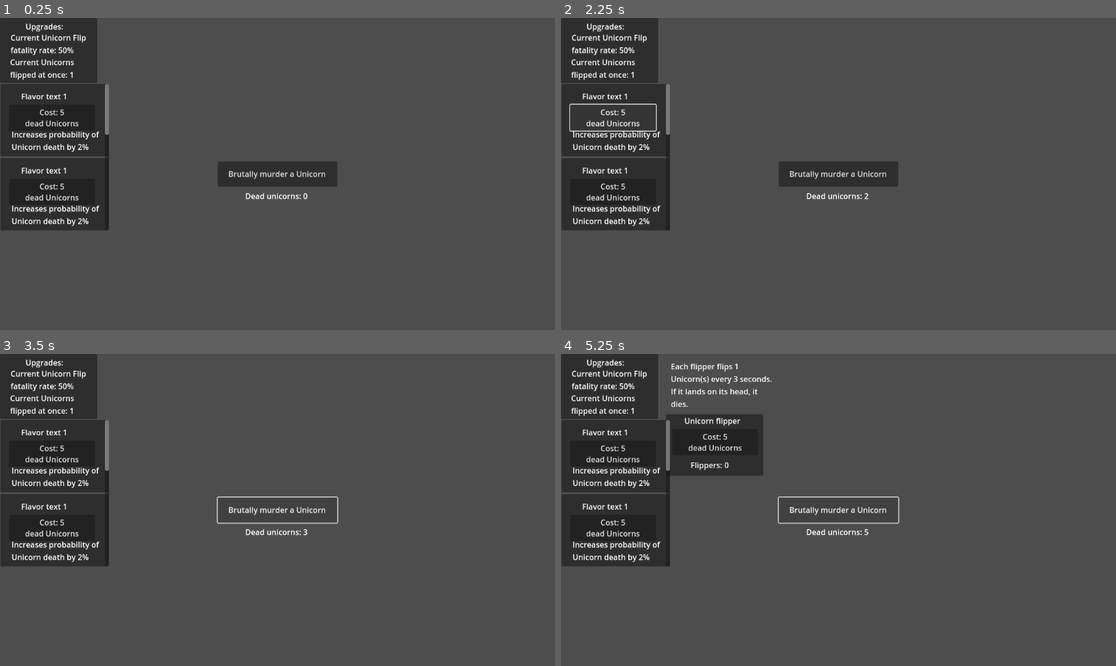
Above: before the commit, frames 1-4 (two rows, left to right).
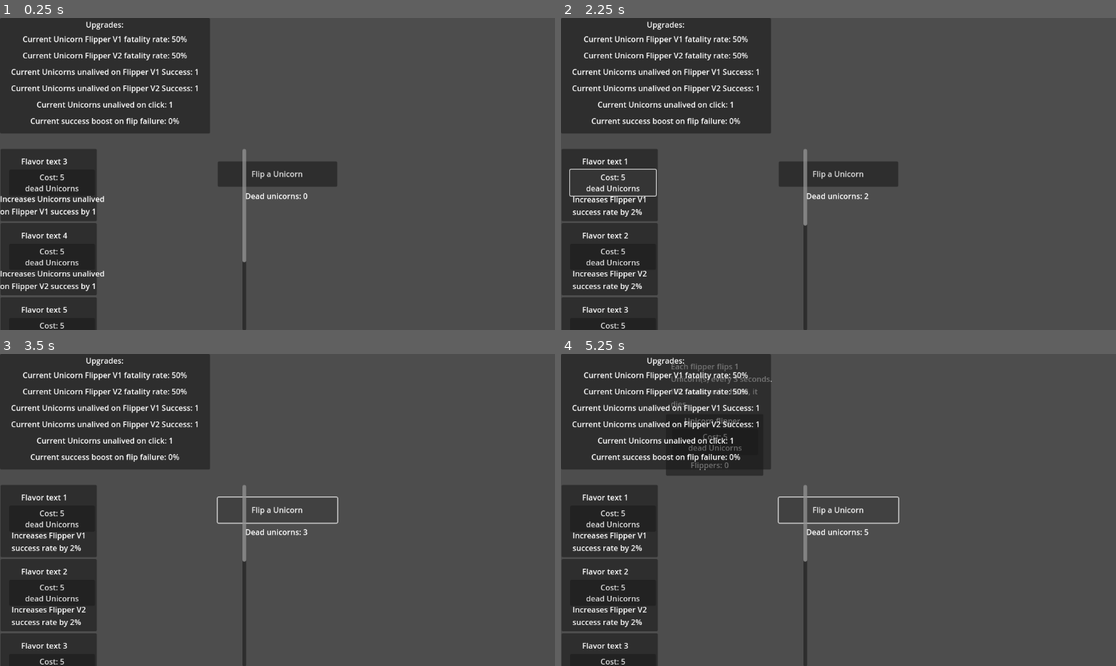
Above: after the commit, the same moments.

Repository: LoonTonk/Unicorn-Flipper
Game: Godot game, scene res://control.tscn
The game is run twice, just before and just after one commit, with the same random seed, the same clock (stepped at 60 frames per second) and the same inputs.
Inputs (mouse positions are in pixels of both pictures, inside the frame that each line leads up to):
- Up to frame 1 (0.25 s): no input
- Up to frame 2 (2.25 s): click (838, 174) at 0.5 s, where only the run before the commit has a clickable "Brutally murder a Unicorn"; click (838, 174) at 1.25 s, where only the run after the commit has a clickable "Flip a Unicorn"; click "Cost: 5 dead Unicorns" at 2 s
- Up to frame 3 (3.5 s): click (277, 510) at 2.75 s, where only the run before the commit has a clickable "Brutally murder a Unicorn"
- Up to frame 4 (5.25 s): click (838, 510) at 3.5 s, where only the run after the commit has a clickable "Flip a Unicorn"; click "Cost: 5 dead Unicorns" at 4.25 s; click (838, 510) at 5 s, where only the run before the commit has a clickable "Brutally murder a Unicorn"

The runs differ from the first frame. In frame 1, 17% of the frame differs, in the area x 0-59%, y 0-100%; in frame 2, 17%; in frame 3, 17%; in frame 4, 15%.

Commit message:
upgrade huge graphics update

Diff:
--- a/control.tscn
+++ b/control.tscn
@@ -24,7 +24,7 @@
 offset_top = -26.0
 offset_right = 124.0
 offset_bottom = 26.496
-text = "Brutally murder a Unicorn"
+text = "Flip a Unicorn"
 
 [node name="Unicorn num" type="Label" parent="."]
 layout_mode = 1
--- a/multiplier upgrade.tscn
+++ b/multiplier upgrade.tscn
@@ -1,51 +1,91 @@
-[gd_scene load_steps=2 format=3 uid="uid://c3t68sgibjqtq"]
+[gd_scene load_steps=3 format=3 uid="uid://c3t68sgibjqtq"]
 
 [ext_resource type="Script" path="res://upgrades.gd" id="1_xwt3l"]
+
+[sub_resource type="LabelSettings" id="LabelSettings_ae3ok"]
+font_size = 14
 
 [node name="Upgrades" type="Panel"]
 custom_minimum_size = Vector2(170, 100)
-offset_right = 202.0
-offset_bottom = 135.0
-
-[node name="Label" type="Label" parent="."]
-layout_mode = 0
-offset_left = 22.0
-offset_top = 29.0
-offset_right = 188.0
-offset_bottom = 81.0
-text = "Current Unicorn Flip fatality rate: 50%"
-autowrap_mode = 3
-
-[node name="Label2" type="Label" parent="."]
-layout_mode = 0
-offset_left = 21.0
-offset_top = 80.0
-offset_right = 197.0
-offset_bottom = 132.0
-text = "Current Unicorns flipped at once: 1"
-autowrap_mode = 3
-
-[node name="Label3" type="Label" parent="."]
-layout_mode = 0
-offset_left = 53.0
-offset_top = 6.0
-offset_right = 139.0
-offset_bottom = 36.0
+offset_right = 436.0
+offset_bottom = 240.0
+
+[node name="VBoxContainer" type="VBoxContainer" parent="."]
+custom_minimum_size = Vector2(170, 0)
+layout_mode = 0
+offset_left = 1.0
+offset_top = 2.0
+offset_right = 435.0
+offset_bottom = 232.0
+
+[node name="upgrade" type="Label" parent="VBoxContainer"]
+custom_minimum_size = Vector2(150, 0)
+layout_mode = 2
 text = "Upgrades:"
+horizontal_alignment = 1
+autowrap_mode = 3
+
+[node name="Label" type="Label" parent="VBoxContainer"]
+custom_minimum_size = Vector2(150, 30)
+layout_mode = 2
+text = "Current Unicorn Flipper V1 fatality rate: 50%"
+horizontal_alignment = 1
+vertical_alignment = 1
+autowrap_mode = 3
+
+[node name="Label2" type="Label" parent="VBoxContainer"]
+custom_minimum_size = Vector2(150, 30)
+layout_mode = 2
+text = "Current Unicorn Flipper V2 fatality rate: 50%"
+horizontal_alignment = 1
+vertical_alignment = 1
+autowrap_mode = 3
+
+[node name="Label3" type="Label" parent="VBoxContainer"]
+custom_minimum_size = Vector2(150, 30)
+layout_mode = 2
+text = "Current Unicorns unalived on Flipper V1 Success: 1"
+horizontal_alignment = 1
+vertical_alignment = 1
+autowrap_mode = 3
+
+[node name="Label4" type="Label" parent="VBoxContainer"]
+custom_minimum_size = Vector2(150, 30)
+layout_mode = 2
+text = "Current Unicorns unalived on Flipper V2 Success: 1"
+horizontal_alignment = 1
+vertical_alignment = 1
+autowrap_mode = 3
+
+[node name="Label5" type="Label" parent="VBoxContainer"]
+custom_minimum_size = Vector2(150, 30)
+layout_mode = 2
+text = "Current Unicorns unalived on click: 1"
+horizontal_alignment = 1
+vertical_alignment = 1
+autowrap_mode = 3
+
+[node name="Label6" type="Label" parent="VBoxContainer"]
+custom_minimum_size = Vector2(150, 30)
+layout_mode = 2
+text = "Current success boost on flip failure: 0%"
+horizontal_alignment = 1
+vertical_alignment = 1
 autowrap_mode = 3
 
 [node name="VScrollBar" type="ScrollContainer" parent="."]
 layout_mode = 0
 offset_left = 1.0
-offset_top = 137.0
-offset_right = 226.0
-offset_bottom = 441.0
-
-[node name="VBoxContainer" type="VBoxContainer" parent="VScrollBar"]
-custom_minimum_size = Vector2(225, 300)
+offset_top = 272.0
+offset_right = 511.0
+offset_bottom = 649.0
+
+[node name="VBoxContainer" type="GridContainer" parent="VScrollBar"]
+custom_minimum_size = Vector2(400, 300)
 layout_mode = 2
 
 [node name="Probincrease1" type="Panel" parent="VScrollBar/VBoxContainer"]
+visible = false
 custom_minimum_size = Vector2(200, 150)
 layout_mode = 2
 script = ExtResource("1_xwt3l")
@@ -64,7 +104,7 @@
 offset_top = 93.0
 offset_right = 210.0
 offset_bottom = 186.0
-text = "Increases probability of Unicorn death by 2%"
+text = "Increases Flipper V1 success rate by 2%"
 autowrap_mode = 3
 
 [node name="Button" type="Button" parent="VScrollBar/VBoxContainer/Probincrease1"]
@@ -77,6 +117,7 @@
 dead Unicorns"
 
 [node name="Probincrease2" type="Panel" parent="VScrollBar/VBoxContainer"]
+visible = false
 custom_minimum_size = Vector2(200, 150)
 layout_mode = 2
 script = ExtResource("1_xwt3l")
@@ -88,7 +129,7 @@
 offset_top = 14.0
 offset_right = 160.0
 offset_bottom = 40.0
-text = "Flavor text 1"
+text = "Flavor text 2"
 
 [node name="Label2" type="Label" parent="VScrollBar/VBoxContainer/Probincrease2"]
 layout_mode = 0
@@ -96,7 +137,7 @@
 offset_top = 93.0
 offset_right = 210.0
 offset_bottom = 186.0
-text = "Increases probability of Unicorn death by 2%"
+text = "Increases Flipper V2 success rate by 2%"
 autowrap_mode = 3
 
 [node name="Button" type="Button" parent="VScrollBar/VBoxContainer/Probincrease2"]
@@ -120,47 +161,47 @@
 offset_top = 14.0
 offset_right = 160.0
 offset_bottom = 40.0
-text = "Flavor text 1"
+text = "Flavor text 3"
 
 [node name="Label2" type="Label" parent="VScrollBar/VBoxContainer/Probincrease3"]
 layout_mode = 0
-offset_left = 23.0
+offset_left = -1.0
+offset_top = 92.0
+offset_right = 231.0
+offset_bottom = 185.0
+text = "Increases Unicorns unalived on Flipper V1 success by 1"
+autowrap_mode = 3
+
+[node name="Button" type="Button" parent="VScrollBar/VBoxContainer/Probincrease3"]
+layout_mode = 0
+offset_left = 18.0
+offset_top = 43.0
+offset_right = 196.0
+offset_bottom = 97.0
+text = "Cost: 5
+dead Unicorns"
+
+[node name="Probincrease4" type="Panel" parent="VScrollBar/VBoxContainer"]
+custom_minimum_size = Vector2(200, 150)
+layout_mode = 2
+script = ExtResource("1_xwt3l")
+upgradeType = 4
+
+[node name="Label" type="Label" parent="VScrollBar/VBoxContainer/Probincrease4"]
+layout_mode = 0
+offset_left = 43.0
+offset_top = 14.0
+offset_right = 160.0
+offset_bottom = 40.0
+text = "Flavor text 4"
+
+[node name="Label2" type="Label" parent="VScrollBar/VBoxContainer/Probincrease4"]
+layout_mode = 0
+offset_left = -1.0
 offset_top = 93.0
-offset_right = 210.0
+offset_right = 226.0
 offset_bottom = 186.0
-text = "Increases probability of Unicorn death by 2%"
-autowrap_mode = 3
-
-[node name="Button" type="Button" parent="VScrollBar/VBoxContainer/Probincrease3"]
-layout_mode = 0
-offset_left = 18.0
-offset_top = 43.0
-offset_right = 196.0
-offset_bottom = 97.0
-text = "Cost: 5
-dead Unicorns"
-
-[node name="Probincrease4" type="Panel" parent="VScrollBar/VBoxContainer"]
-custom_minimum_size = Vector2(200, 150)
-layout_mode = 2
-script = ExtResource("1_xwt3l")
-upgradeType = 4
-
-[node name="Label" type="Label" parent="VScrollBar/VBoxContainer/Probincrease4"]
-layout_mode = 0
-offset_left = 43.0
-offset_top = 14.0
-offset_right = 160.0
-offset_bottom = 40.0
-text = "Flavor text 1"
-
-[node name="Label2" type="Label" parent="VScrollBar/VBoxContainer/Probincrease4"]
-layout_mode = 0
-offset_left = 23.0
-offset_top = 93.0
-offset_right = 210.0
-offset_bottom = 186.0
-text = "Increases probability of Unicorn death by 2%"
+text = "Increases Unicorns unalived on Flipper V2 success by 1"
 autowrap_mode = 3
 
 [node name="Button" type="Button" parent="VScrollBar/VBoxContainer/Probincrease4"]
@@ -184,15 +225,15 @@
 offset_top = 14.0
 offset_right = 160.0
 offset_bottom = 40.0
-text = "Flavor text 1"
+text = "Flavor text 5"
 
 [node name="Label2" type="Label" parent="VScrollBar/VBoxContainer/Probincrease5"]
 layout_mode = 0
-offset_left = 23.0
-offset_top = 93.0
-offset_right = 210.0
-offset_bottom = 186.0
-text = "Increases probability of Unicorn death by 2%"
+offset_left = -1.0
+offset_top = 92.0
+offset_right = 233.0
+offset_bottom = 185.0
+text = "Increases Unicorns manually flipped at a time by 1"
 autowrap_mode = 3
 
 [node name="Button" type="Button" parent="VScrollBar/VBoxContainer/Probincrease5"]
@@ -212,19 +253,20 @@
 
 [node name="Label" type="Label" parent="VScrollBar/VBoxContainer/Probincrease6"]
 layout_mode = 0
-offset_left = 43.0
-offset_top = 14.0
-offset_right = 160.0
-offset_bottom = 40.0
-text = "Flavor text 1"
+offset_left = 10.0
+offset_top = 16.0
+offset_right = 217.0
+offset_bottom = 42.0
+text = "Unicorn Flipping Insurance"
 
 [node name="Label2" type="Label" parent="VScrollBar/VBoxContainer/Probincrease6"]
 layout_mode = 0
-offset_left = 23.0
-offset_top = 93.0
-offset_right = 210.0
-offset_bottom = 186.0
-text = "Increases probability of Unicorn death by 2%"
+offset_left = 3.0
+offset_top = 103.0
+offset_right = 249.0
+offset_bottom = 196.0
+text = "If a flipper fails, increase probability of next flip succeeding by 10%"
+label_settings = SubResource("LabelSettings_ae3ok")
 autowrap_mode = 3
 
 [node name="Button" type="Button" parent="VScrollBar/VBoxContainer/Probincrease6"]
